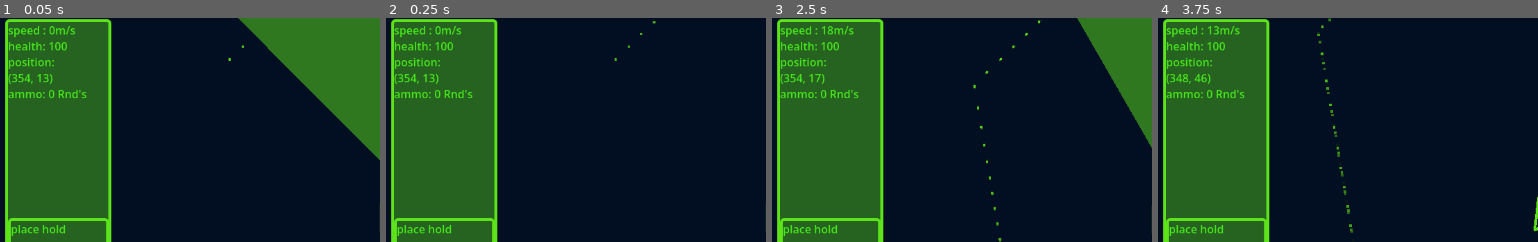
Above: before the commit, frames 1-4 (left to right).
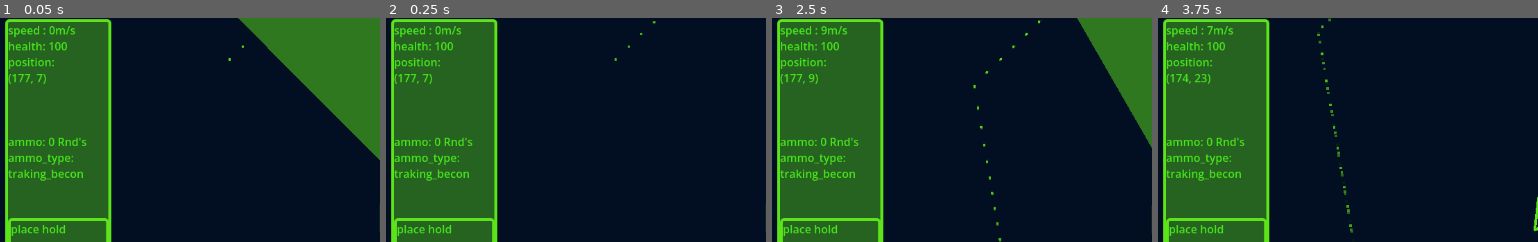
Above: after the commit, the same moments.

Repository: Codename1001/radar-game
Game: Godot game, scene res://scenes/world.tscn
Two runs of this game, one before a commit and one after it. Both use one fixed random seed, a clock stepped at 60 frames per second and the inputs below.
Inputs (mouse positions are % of the whole screen's width and height, from its top left):
- Up to frame 1 (0.05 s): no input
- Up to frame 2 (0.25 s): no input
- Up to frame 3 (2.5 s): click (8, 64) at 0.52 s; type "12" at 0.6 s; move the mouse to (76, 45) at 1.27 s; hold D (right) 1.28-2.03 s; hold Shift 1.28-2.03 s; move the mouse to (32, 55) at 2.02 s; hold S (down) from 2.03 s (still down); tap Space (shoot) at 2.1 s; tap Shift at 2.3 s
- Up to frame 4 (3.75 s): move the mouse to (63, 28) at 2.77 s; release S (down) at 2.78 s; hold D (right) 2.78-3.53 s; hold Up (zoom in) 2.78-3.53 s; tap Shift at 3.05 s; move the mouse to (47, 70) at 3.52 s; hold W (up) from 3.53 s (still down); tap Down (zoom out) at 3.6 s
The pictures show only the part of the screen within x 0-50%, y 1-51%; the shares and areas given below are measured in that part.

The runs differ from the first frame. In frame 1, 1.6% of the frame differs, in the area x 2-23%, y 25-73%; in frame 2, 1.6%; in frame 3, 1.8%, in the area x 2-23%, y 3-73%; in frame 4, 1.8%.

Commit message:
v1 of health implementation

Diff:
--- a/scenes/components/hud.gd
+++ b/scenes/components/hud.gd
@@ -1,8 +1,9 @@
 extends CanvasLayer
 
 @onready var data_display = $Control/Node2D/VSplitContainer/RichTextLabel
-var data = { "speed" : 0, "health": 100, "ammo":0, "position": Vector2.ZERO}
+var data = { "speed" : 0, "health": 100, "ammo":0,"ammo_type":"traking_becon" , "position": Vector2.ZERO}
 
 # Called every frame. 'delta' is the elapsed time since the previous frame.
 func update_hud_data():
-	data_display.text = "speed : " + str(data.speed) + "m/s" + "\nhealth: " +str(data.health)+  "\nposition: \n(" +str(roundi(data.position.x)) + ", " + str(roundi(data.position.y))+ ")" + "\nammo: " + str(data.ammo) + " Rnd's"
+	data_display.text = "speed : " + str(data.speed) + "m/s" + "\nhealth: " +str(data.health)+  "\nposition: \n(" +str(roundi(data.position.x)) + ", " + str(roundi(data.position.y))+ ")" + "\n\n\n"
+	data_display.text +=  "\nammo: " + str(data.ammo) + " Rnd's" +"\nammo_type: " + data.ammo_type
--- a/scenes/components/hud.tscn
+++ b/scenes/components/hud.tscn
@@ -54,7 +54,7 @@
 [node name="RichTextLabel" type="RichTextLabel" parent="Control/Node2D/VSplitContainer" unique_id=204233682]
 custom_minimum_size = Vector2(0, 151.28)
 layout_mode = 2
-size_flags_vertical = 2
+size_flags_vertical = 3
 theme_override_colors/default_color = Color(0.302, 1, 0.11, 0.85)
 theme_override_fonts/normal_font = SubResource("FontVariation_ahhtf")
 theme_override_font_sizes/normal_font_size = 16
--- a/scenes/entitys/player.gd
+++ b/scenes/entitys/player.gd
@@ -1,7 +1,11 @@
 extends RigidBody2D
 
+var normal
+var normal_point
+var damage
+var damage_multiplyer
 
-
+@onready var hud = $hud
 
 @onready var  scaner = $scaner
 
@@ -11,35 +15,62 @@
 var rotate_derection = 0
 var straf_direction = 1
 
+var control = true
+
 func aplly_thrust(state):
-	input_derection.y = Input.get_action_strength("up")-Input.get_action_strength("down")
-	state.apply_central_force(Vector2(0,input_derection.y * -thrust).rotated(rotation))
+	if control == true:
+		input_derection.y = Input.get_action_strength("up")-Input.get_action_strength("down")
+		state.apply_central_force(Vector2(0,input_derection.y * -thrust).rotated(rotation))
+		input_derection.x = Input.get_action_strength("straf left")-Input.get_action_strength("straf right")
+		if rotation_degrees > 80 :
+			input_derection.x = -input_derection.x
+		if rotation_degrees < -80 :
+			input_derection.x = -input_derection.x
+		state.apply_central_force(Vector2(input_derection.x * -thrust/2 ,0).rotated(rotation))
 
-	input_derection.x = Input.get_action_strength("straf left")-Input.get_action_strength("straf right")
-	if rotation_degrees > 80 :
-		input_derection.x = -input_derection.x
-
-	if rotation_degrees < -80 :
-
-		input_derection.x = -input_derection.x
-	state.apply_central_force(Vector2(input_derection.x * -thrust/2 ,0).rotated(rotation))
-
-	if Input.is_key_pressed(KEY_SHIFT):
-		pass
-	else:
-		rotate_derection = Input.get_action_strength("left")-Input.get_action_strength("right")
-		state.apply_torque(- rotate_derection * rotation_speed)
+		if Input.is_key_pressed(KEY_SHIFT):
+			pass
+		else:
+			rotate_derection = Input.get_action_strength("left")-Input.get_action_strength("right")
+			state.apply_torque(- rotate_derection * rotation_speed)
 
 func update_stats():
-	$hud.data.speed = roundi(linear_velocity.length())
-	$hud.data.position = global_position
-	$hud.update_hud_data()
+	hud.data.speed = roundi(linear_velocity.length()/2)
+	hud.data.position = global_position/2
+	hud.update_hud_data()
+
+func  take_damage(body):
+	modulate = Color(0.891, 0.131, 0.0)
+	var tween = create_tween()
+	tween.tween_property(self,"modulate",Color(1.0, 1.0, 1.0),.5)
+	damage_multiplyer = 1
+	if hud.data.speed > 10:
+		damage = damage_multiplyer * hud.data.speed * abs(normal_point.normalized().dot(normal.normalized()))
+		hud.data.health = roundi(hud.data.health - damage)
+		hud.update_hud_data()
+	else:
+		pass
+	if hud.data.health <= 0 :
+		tween.stop()
+		modulate = Color(0.891, 0.131, 0.0)
+		control = false
+
 
 
 
 func _integrate_forces(state: PhysicsDirectBodyState2D) -> void:
 	aplly_thrust(state)
 
+	for i in range(state.get_contact_count()):
+		normal = state.get_contact_local_normal(i)
+		normal_point = state.get_contact_local_position(i)
+		#wnormal.rotated(rotation)
+		normal_point.rotated(rotation)
+		normal = to_global(normal)
+		normal_point = to_global(normal_point)
 
 func _physics_process(delta: float) -> void:
 	update_stats()
+
+func _on_body_entered(body: Node) -> void:
+	take_damage(body)
--- a/scenes/entitys/player.tscn
+++ b/scenes/entitys/player.tscn
@@ -14,11 +14,14 @@
 [node name="player" type="RigidBody2D" unique_id=1735800185]
 collision_layer = 2
 collision_mask = 3
+input_pickable = true
 mass = 1.385
 physics_material_override = SubResource("PhysicsMaterial_g2els")
 gravity_scale = 0.0
 center_of_mass_mode = 1
 center_of_mass = Vector2(0, -56)
+contact_monitor = true
+max_contacts_reported = 1
 linear_damp = 0.235
 script = ExtResource("1_8vunr")
 
@@ -90,3 +93,13 @@
 position = Vector2(-24, -64)
 
 [node name="Camera2D" parent="." unique_id=1048905295 instance=ExtResource("5_2nni0")]
+
+[node name="Area2D" type="Area2D" parent="." unique_id=965367707]
+
+[node name="CollisionPolygon2D" type="CollisionPolygon2D" parent="Area2D" unique_id=1714360161]
+position = Vector2(0.00590897, -75.3294)
+scale = Vector2(1.045, 1.045)
+polygon = PackedVector2Array(16.0747, 111.213, 8.25726, 87.8726, 16, 56, 32, 64, 32, 16, 16, 0, 16, -56, 8, -72, -0.00590897, -76.6706, -8, -72, -16, -56, -16, 0, -32, 16, -32, 64, -16, 56, -8.04775, 88.4309, -15.6879, 112.76, -14.0784, 118.919, -2.86339, 114.202, -0.00590897, 115.3294, -5.70251, 123.163, -0.00692749, 120.929, 4.79523, 122.381, -0.00590897, 115.3294, 2.44999, 114.005, 15.0696, 118.584)
+
+[connection signal="body_entered" from="." to="." method="_on_body_entered"]
+[connection signal="body_entered" from="Area2D" to="." method="_on_area_2d_body_entered"]
--- a/scenes/world.tscn
+++ b/scenes/world.tscn
@@ -19,7 +19,7 @@
 position = Vector2(0, 1)
 shape = SubResource("RectangleShape2D_egkf8")
 
-[node name="StaticBody2D" type="StaticBody2D" parent="world objects" unique_id=2069060123 groups=["object"]]
+[node name="StaticBody2D" type="StaticBody2D" parent="world objects" unique_id=1225387634 groups=["object"]]
 
 [node name="CollisionPolygon2D" type="CollisionPolygon2D" parent="world objects/StaticBody2D" unique_id=1665076475]
 position = Vector2(-28.099121, 0)
